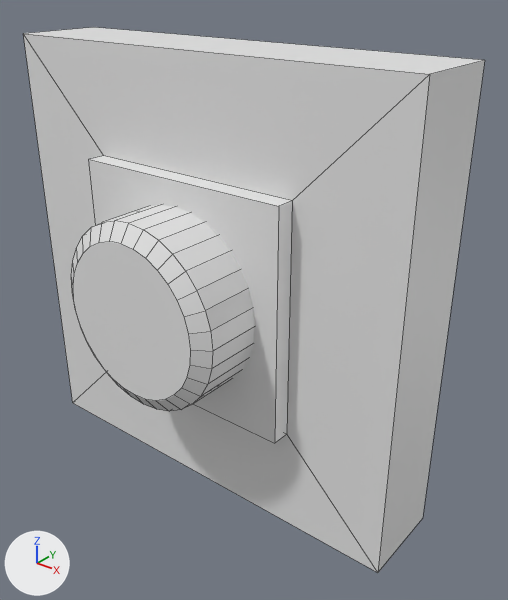
Two versions of the Blender file Emergency 0/Assets/Models/04.02_gumb.blend, one commit apart.
Camera for both pictures: a camera (50 mm lens) standing at (1.94, -2.21, 1.31) and looking at (0.21, -0.04, -0.04). Every picture has the same lights, and +X, +Y and +Z are marked at lower left. Mesh edges are drawn as thin lines.
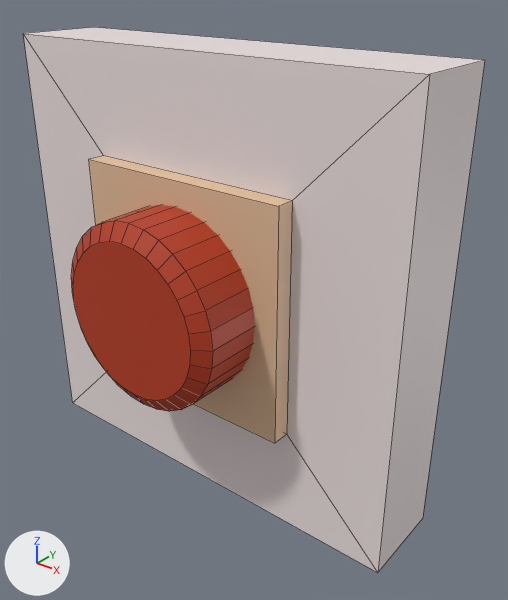
The change, as a diff of the scene's bpy script:
```diff
--- a/Emergency 0/Assets/Models/04.02_gumb.blend.py
+++ b/Emergency 0/Assets/Models/04.02_gumb.blend.py
@@ mat_b83b1c @@
+mat_b83b1c = principled_material('#b83b1c')
+mat_b83b1c.base_color = (0.479, 0.0437, 0.0116)  # red #b83b1c
@@ mat_e3c09d @@
+mat_e3c09d = principled_material('#e3c09d')
+mat_e3c09d.base_color = (0.768, 0.527, 0.337)  # beige #e3c09d
@@ mat_eee2e2 @@
+mat_eee2e2 = principled_material('#eee2e2')
+mat_eee2e2.base_color = (0.855, 0.761, 0.761)  # white #eee2e2
@@ me_cube @@
 me_cube.from_pydata(...)  # 16 vertices, 14 faces; spans x -1.0..1.0, y -1.41..1.0, z -1.0..1.0
 # used by ob_cube; location = (0.0, 0.0, 0.0); scale = (1.0, 0.204, 1.0)
+# me_cube part 1: all 9 faces centred in x -1.0..1.0, y -1.0..1.0, z -1.0..1.0 switch from mat_material (white #e7e7e7) to mat_eee2e2 (white #eee2e2)
+# me_cube part 2: all 5 faces centred in x -0.52..0.52, y -1.41..-1.2, z -0.52..0.52 switch from mat_material (white #e7e7e7) to mat_e3c09d (beige #e3c09d)
@@ me_cylinder @@
 me_cylinder.from_pydata(...)  # 96 vertices, 66 faces; spans x -1.0..1.0, y -1.0..1.0, z -1.0..1.0
+me_cylinder.materials.append(mat_b83b1c)  # red #b83b1c
```

Boxes [x1, y1, x2, y2] around the edits, measured in the pictures (508 x 600 px):
'Cylinder', recoloured (white to red): [71, 205, 255, 411] in both
part 1 of me_cube, recoloured: [23, 27, 485, 573] in both
part 2 of me_cube, recoloured (white to beige): [89, 156, 292, 443] in both
